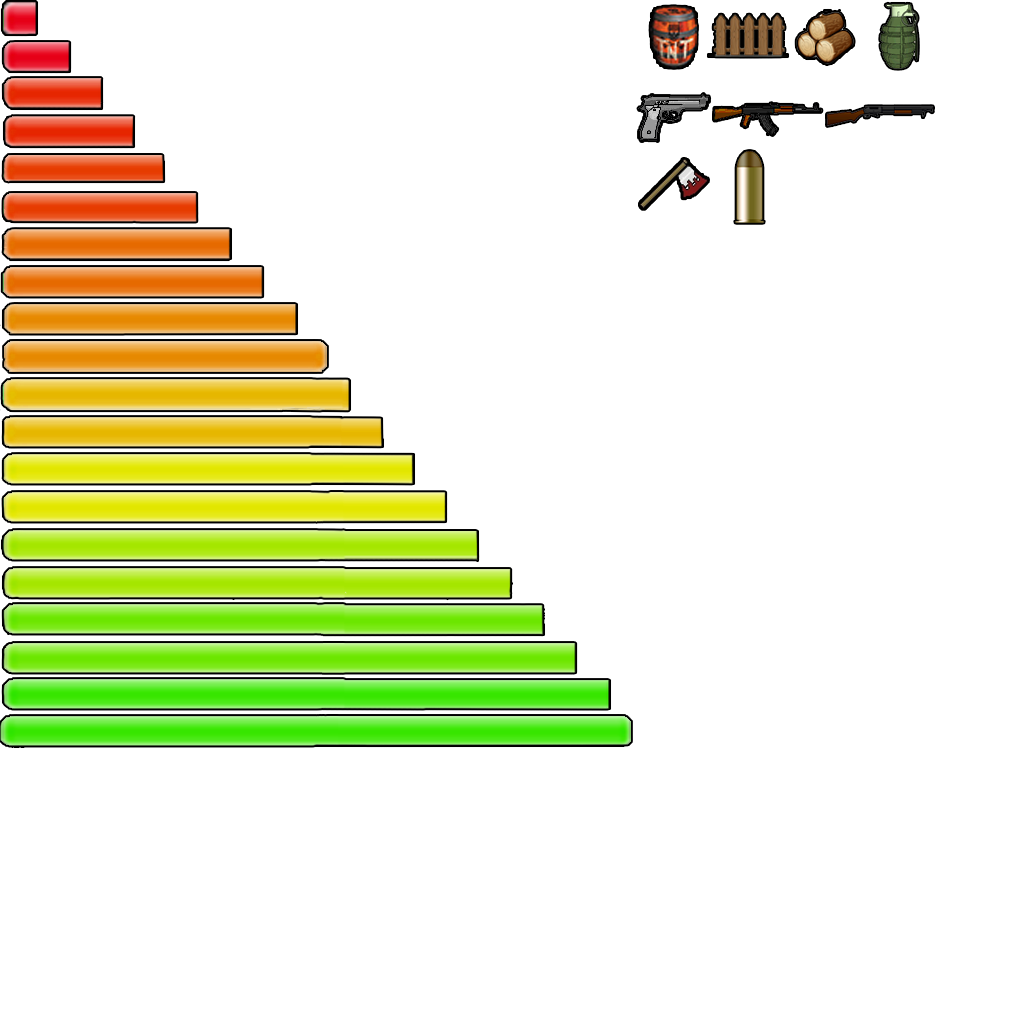
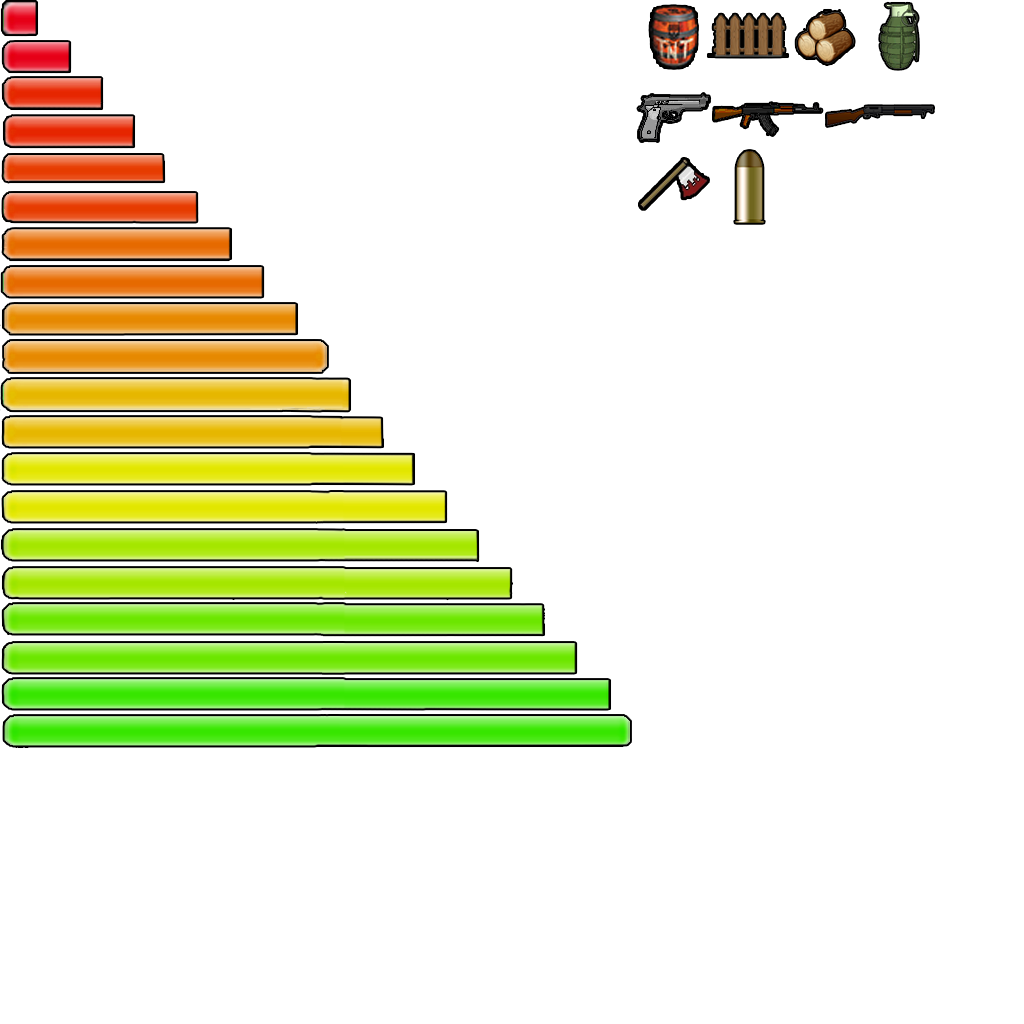
The second 1024px x 1024px image is a revision of the first. Changes to its layers:
painted on "Capa 12" over (0, 716, 631, 747)
